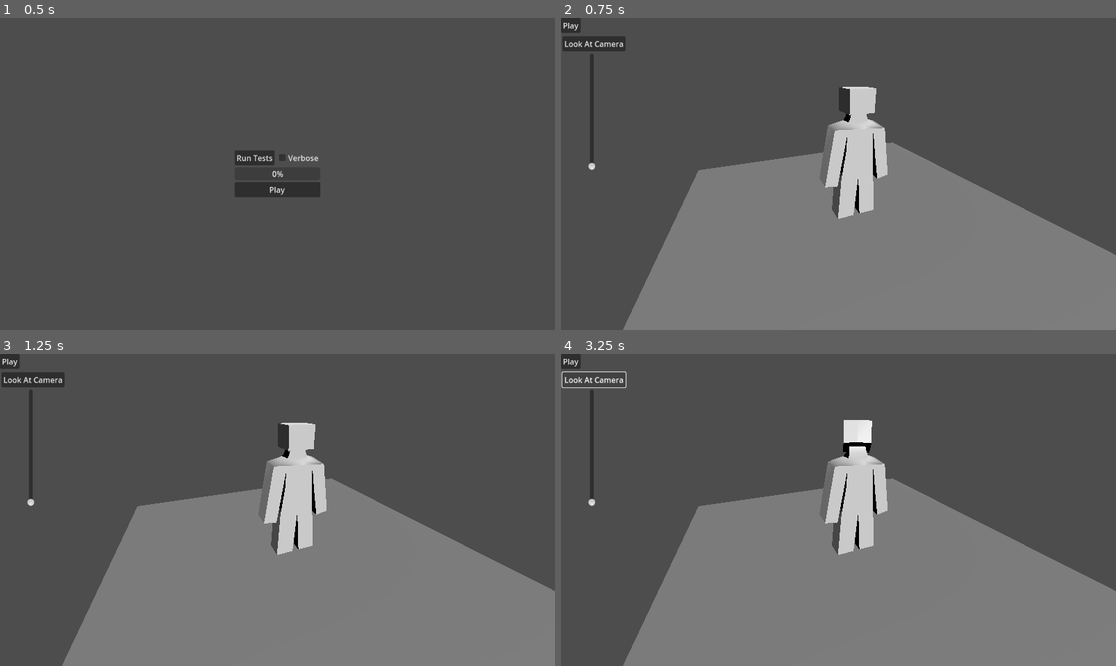
Above: before the commit, frames 1-4 (two rows, left to right).
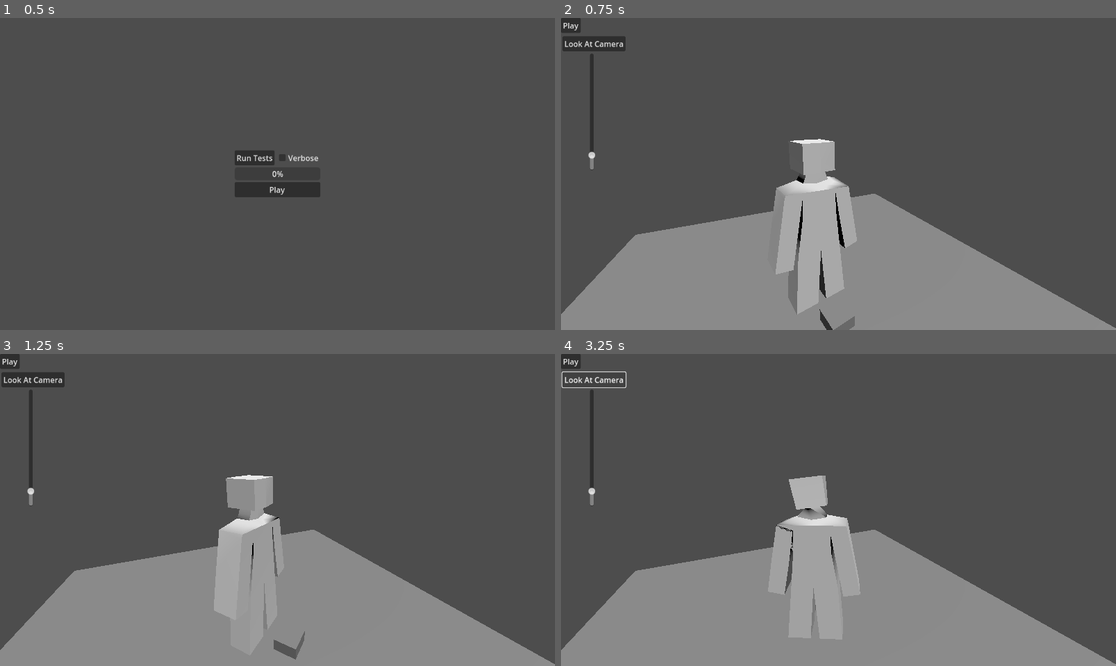
Above: after the commit, the same moments.

Repository: Kibibibit/tomotown
Game: Godot game, scene res://scenes/loading_screen/loading_screen.tscn
Same seed, same stepped clock (60 frames per second), same inputs: the game is played once before the commit and once after it.
Inputs:
- Up to frame 1 (0.5 s): no input
- Up to frame 2 (0.75 s): click "Play" at 0.5 s
- Up to frame 3 (1.25 s): no input
- Up to frame 4 (3.25 s): click "Play" at 1.25 s; click "Play" at 2 s; click "Look At Camera" at 2.75 s

Frame 1 is identical in both runs. In frame 2, 23% of the frame differs, in the area x 0-100%, y 22-100%; in frame 3, 23%; in frame 4, 23%, in the area x 0-100%, y 21-100%.

Commit message:
Solved the neck snapping problem

Diff:
--- a/scenes/islander_room/islander_room.gd
+++ b/scenes/islander_room/islander_room.gd
@@ -22,6 +22,7 @@
 
 func _process(_delta: float) -> void:
 	islander.eye_height = eye_height.value
+	islander.rotate_y(_delta)
 
 func _play() -> void:
 	islander.say("The quick brown fox jumps over the lazy dog")
--- a/scenes/islander_room/islander_room.tscn
+++ b/scenes/islander_room/islander_room.tscn
@@ -17,13 +17,13 @@
 text = "Play"
 
 [node name="Camera3D" type="Camera3D" parent="."]
-transform = Transform3D(0.927895, 0.171218, -0.331203, 0, 0.888321, 0.459223, 0.372842, -0.426111, 0.824269, -4.64145, 7.78798, 9.15352)
+transform = Transform3D(0.91046, 0.106482, -0.399655, -8.84388e-09, 0.966291, 0.257453, 0.413597, -0.234401, 0.879769, -2.27356, 7.78798, 7.42148)
 
 [node name="Floor" type="MeshInstance3D" parent="."]
 mesh = SubResource("PlaneMesh_wj4k0")
 
 [node name="DirectionalLight3D" type="DirectionalLight3D" parent="."]
-transform = Transform3D(1, 0, 0, 0, 0.724966, 0.688785, 0, -0.688785, 0.724966, 0, 10.3874, 9.72499)
+transform = Transform3D(1, 0, 0, 0, 0.485283, 0.874357, 0, -0.874357, 0.485283, 0, 10.3874, 9.72499)
 
 [node name="Button2" type="Button" parent="."]
 offset_left = 3.0
@@ -37,5 +37,6 @@
 offset_top = 74.0
 offset_right = 125.0
 offset_bottom = 316.0
-max_value = 10.0
+max_value = 1.0
 step = 0.001
+value = 0.1
--- a/scenes/prefabs/islander.tscn
+++ b/scenes/prefabs/islander.tscn
@@ -1,8 +1,10 @@
-[gd_scene load_steps=4 format=3 uid="uid://brcrqw121bvkg"]
+[gd_scene load_steps=5 format=3 uid="uid://brcrqw121bvkg"]
 
 [ext_resource type="Script" path="res://scenes/prefabs/islander.gd" id="1_ekmb6"]
 [ext_resource type="Script" path="res://scripts/nodes/voice_gen_3d.gd" id="1_kgxs2"]
 [ext_resource type="PackedScene" uid="uid://cprrc6hgonpj5" path="res://assets/models/tomotest.glb" id="3_wdnoa"]
+
+[sub_resource type="BoxMesh" id="BoxMesh_mk5o1"]
 
 [node name="IslanderRoot" type="Node3D"]
 script = ExtResource("1_ekmb6")
@@ -16,3 +18,7 @@
 question_length = 2
 
 [node name="Mesh" parent="." instance=ExtResource("3_wdnoa")]
+
+[node name="MeshInstance3D" type="MeshInstance3D" parent="."]
+transform = Transform3D(1, 0, 0, 0, 1, 0, 0, 0, 1, 0, 0, 1.69238)
+mesh = SubResource("BoxMesh_mk5o1")
--- a/scripts/nodes/creature.gd
+++ b/scripts/nodes/creature.gd
@@ -11,8 +11,9 @@
 
 var _head_override: float = 0.0
 
-var eye_height: float = 2.0
+var eye_height: float = 5.0
 var look_speed: float = 10.0
+var max_neck_angle: float = PI/2.0
 
 @onready
 var mesh: Node3D = $Mesh
@@ -47,23 +48,31 @@
 func _move_head(delta:float) -> void:
 	if (has_look_target):
 		# There has to be a better way to do this?
-		var skeleton_t = skeleton.global_transform
 		var bone_parent: Transform3D = skeleton.get_bone_global_pose(skeleton.get_bone_parent(head_bone))
-		var bone_pose: Transform3D =  skeleton_t*skeleton.get_bone_pose(head_bone).translated_local(Vector3(0,eye_height,0))
-		var rot = skeleton.get_bone_pose_rotation(head_bone)
-		skeleton.set_bone_pose_rotation(
-			head_bone,
-			Quaternion(
-				bone_pose.looking_at(
-					look_target,
+		var bone_pose: Transform3D =  skeleton.get_bone_global_pose(head_bone)
+		var rot = skeleton.get_bone_pose_rotation(head_bone) # Save rotation for after we rotate
+
+		var angle := (transform.basis.orthonormalized().get_rotation_quaternion().inverse() * Quaternion(
+				(bone_pose*transform).looking_at(
+					look_target-Vector3(0,eye_height,0),
 					Vector3.UP,
 					true
 				).basis
+			))
+		# Stops them from snapping their necks
+		var neck_angle = angle.angle_to(rot)
+		if  neck_angle > max_neck_angle:
+			angle = angle.slerp(
+				rot,
+				(neck_angle-max_neck_angle)/neck_angle
 			)
+		skeleton.set_bone_pose_rotation( #Rotate to face camera
+			head_bone,
+			angle
 		)
-		var looking := bone_parent * skeleton.get_bone_pose(head_bone)
-		skeleton.set_bone_pose_rotation(head_bone, rot)
-		skeleton.set_bone_global_pose_override(head_bone, looking, _head_override)
+		var looking := bone_parent * skeleton.get_bone_pose(head_bone) # Get the pose we were at
+		skeleton.set_bone_pose_rotation(head_bone, rot) # Reset the location
+		skeleton.set_bone_global_pose_override(head_bone, looking, _head_override) # Now we can set it as an override
 
 		_head_override = lerp(_head_override, 1.0, delta*look_speed)
 	else:
